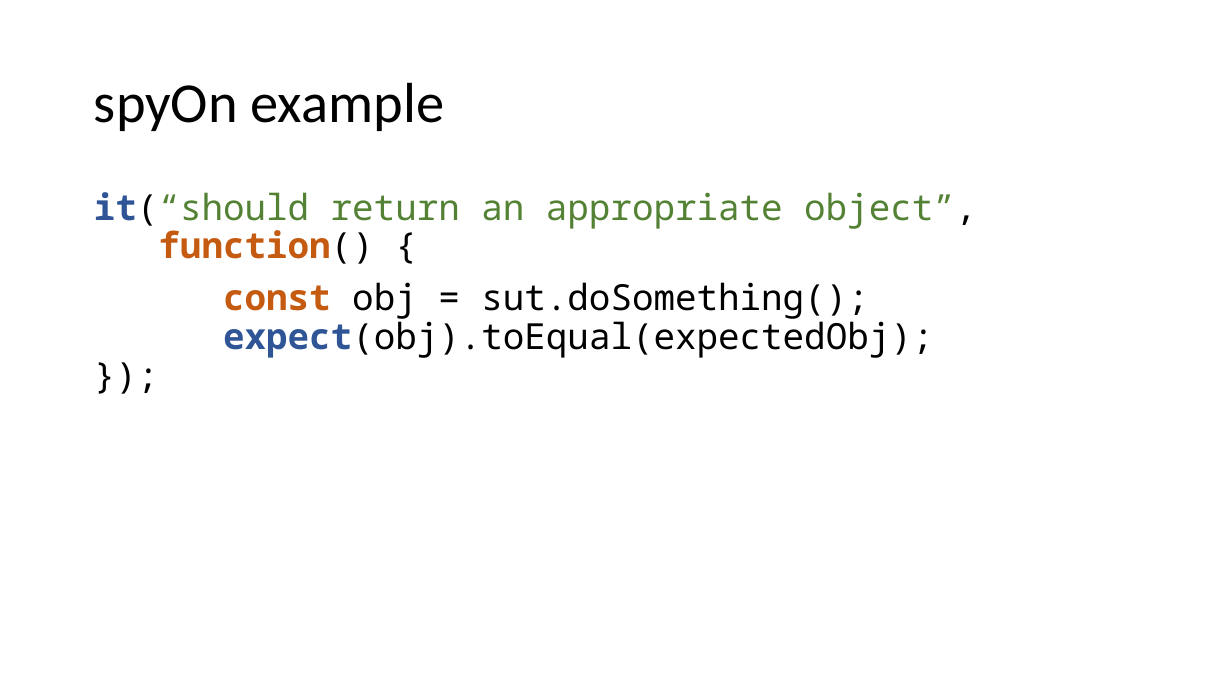
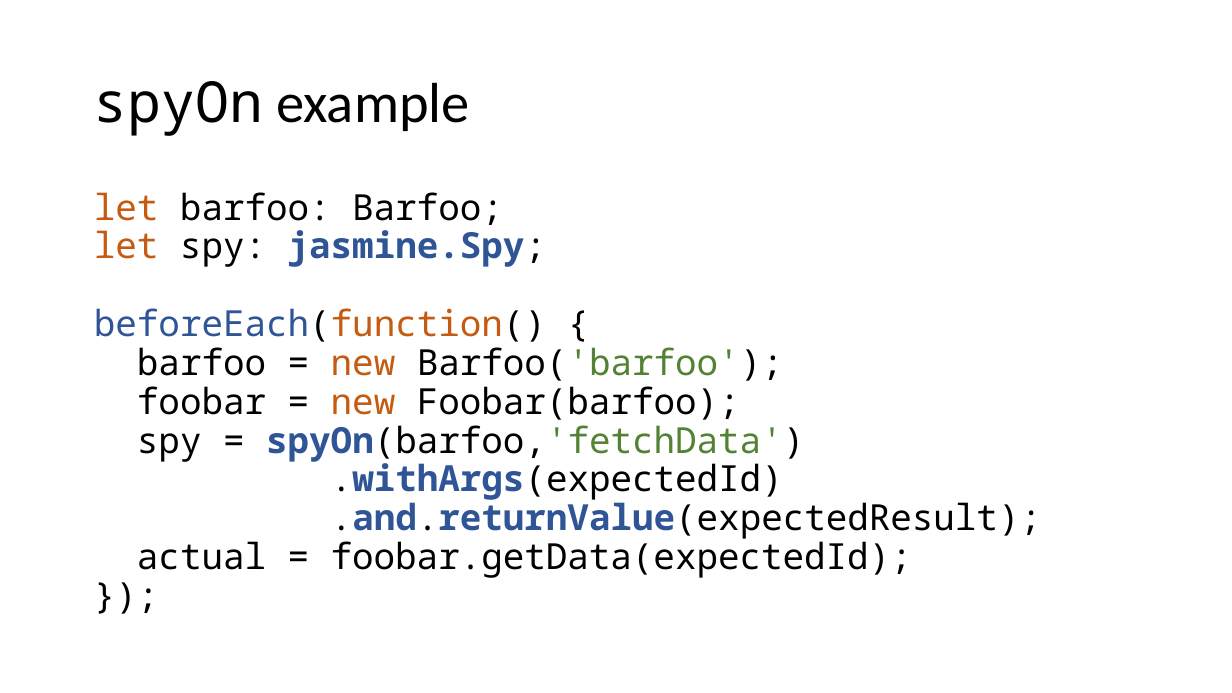
Before and after one commit to cebartling/test-driven, a slide deck: slide 17 of presentations/Introduction to Jasmine Framework.pptx. Drawn at 1232x693 pixels with LibreOffice and Linux fonts; fonts in the diff are those of the drawing. Boxes give left, top, right and bottom in pixels: in the first picture for what was removed or moved away, otherwise in the second. Text is boxed around its words. In the diff, an @@ line names an element or a change of style, - is before the commit and + after.

Commit message:
Updated Jasmine presentation

```diff
--- a/presentations/Introduction to Jasmine Framework.pptx
+++ b/presentations/Introduction to Jasmine Framework.pptx
@@ title "spyOn example" at [94, 81, 469, 136]: font Calibri to Noto Sans Mono in "spyOn" @@
@@ text at [94, 192, 1041, 578]: text changed @@
-it(“should return an appropriate object”,
-function() {
-const obj = sut.doSomething();
-expect(obj).toEqual(expectedObj);
-});
+let barfoo: Barfoo;
+let spy: jasmine.Spy;
+beforeEach(function() {
+barfoo = new Barfoo('barfoo');
+foobar = new Foobar(barfoo);
+spy = spyOn(barfoo,'fetchData')
+.withArgs(expectedId)
+.and.returnValue(expectedResult);
+actual = foobar.getData(expectedId);
+});
```
Also in this commit, not shown: 2 other slides changed.
